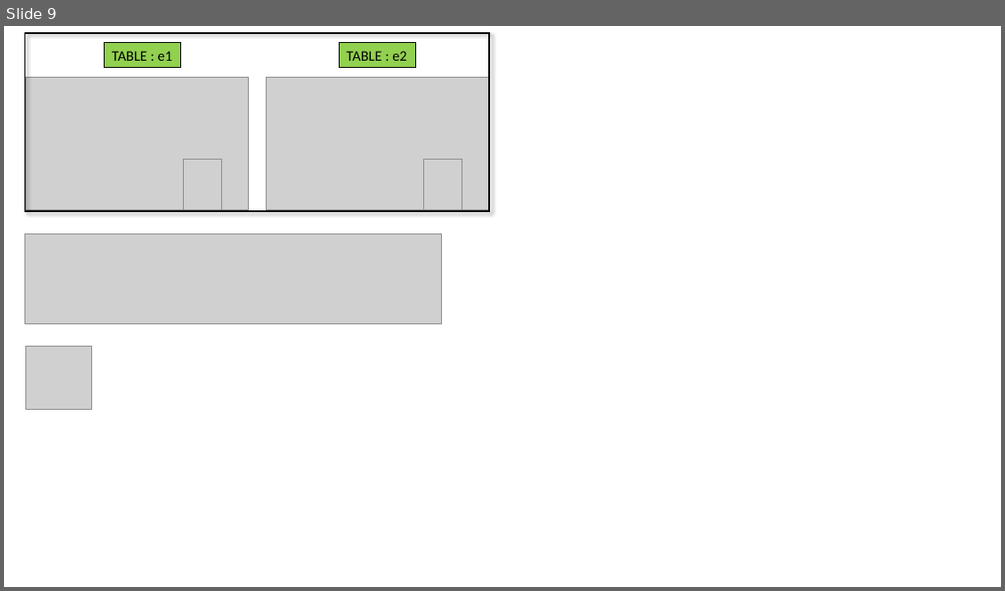
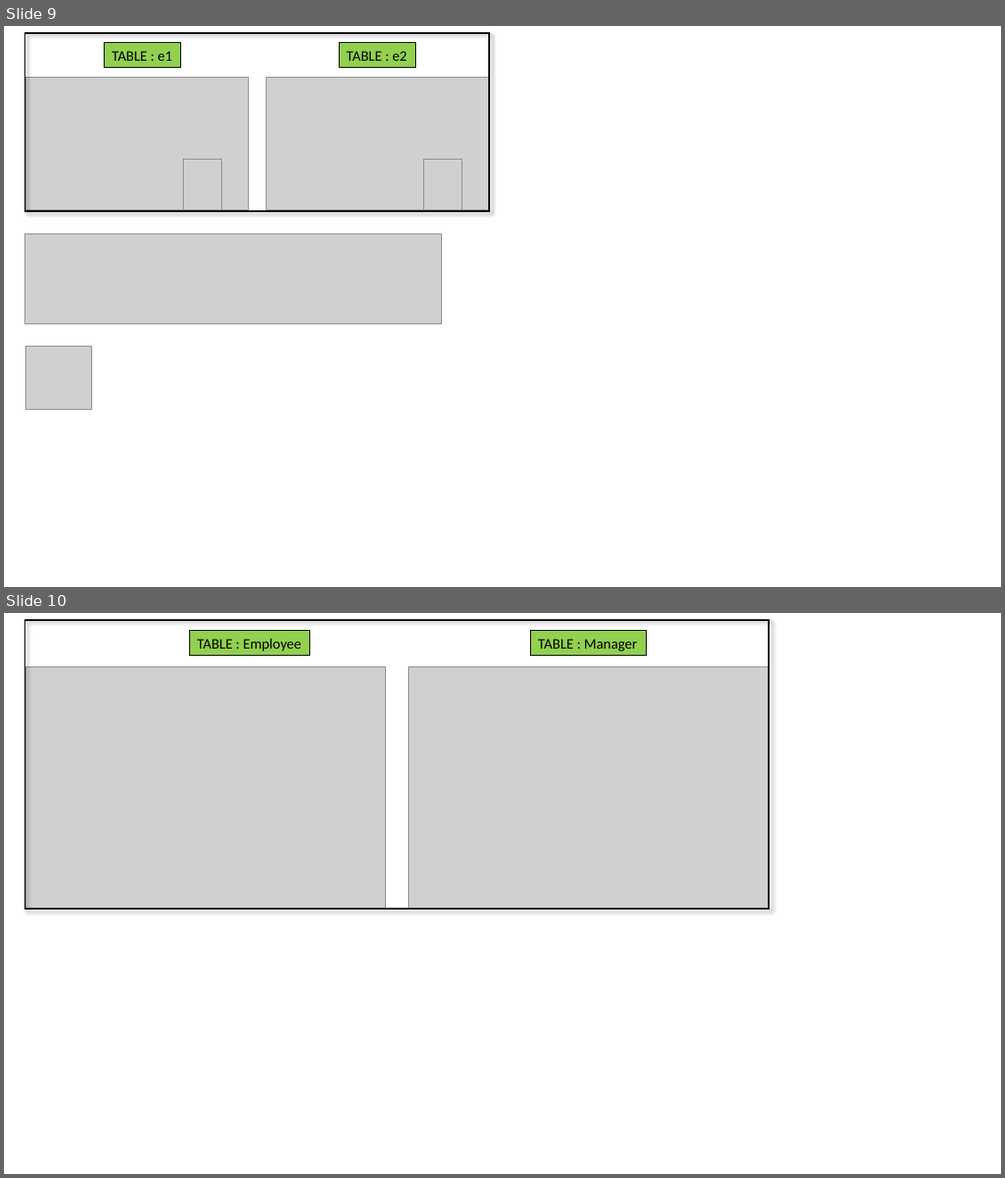
Before and after one commit to MarioQuijije/Data-Engineer, a slide deck: 1_SQL/2_PPT/49_Interview/1_Nth Highest Salary.pptx. Shown one above the other, each under a label of ours: slide 9 before the commit, slides 9 and 10 after it. The pictures are 1005x591 and 1005x1178 pixels, drawn with LibreOffice and Linux fonts; fonts in the diff are those of the drawing; grey boxes stand for pictures. Boxes give left, top, right and bottom in pixels: in the first picture for what was removed or moved away, otherwise in the second. Text is boxed around its words. In the diff, an @@ line names an element or a change of style, - is before the commit and + after.

```diff
--- a/1_SQL/2_PPT/49_Interview/1_Nth Highest Salary.pptx
+++ b/1_SQL/2_PPT/49_Interview/1_Nth Highest Salary.pptx
@@ slide 10 added at bbox=[4, 613, 1001, 1174], background #FFFFFF @@
@@ rectangle added at bbox=[25, 620, 769, 909], outline #000000 1.5 pt @@
@@ rectangle added at bbox=[189, 630, 310, 656], fill #92D050, outline #000000 0.75 pt, 14 pt, text #000000 @@
+TABLE : Employee
@@ rectangle added at bbox=[531, 630, 646, 656], fill #92D050, outline #000000 0.75 pt, 14 pt, text #000000 @@
+TABLE : Manager
@@ picture added at bbox=[25, 666, 386, 908] @@
@@ picture added at bbox=[409, 666, 769, 908] @@
```
Also in this commit, not shown: 1 other slide added, 2 slides removed.
